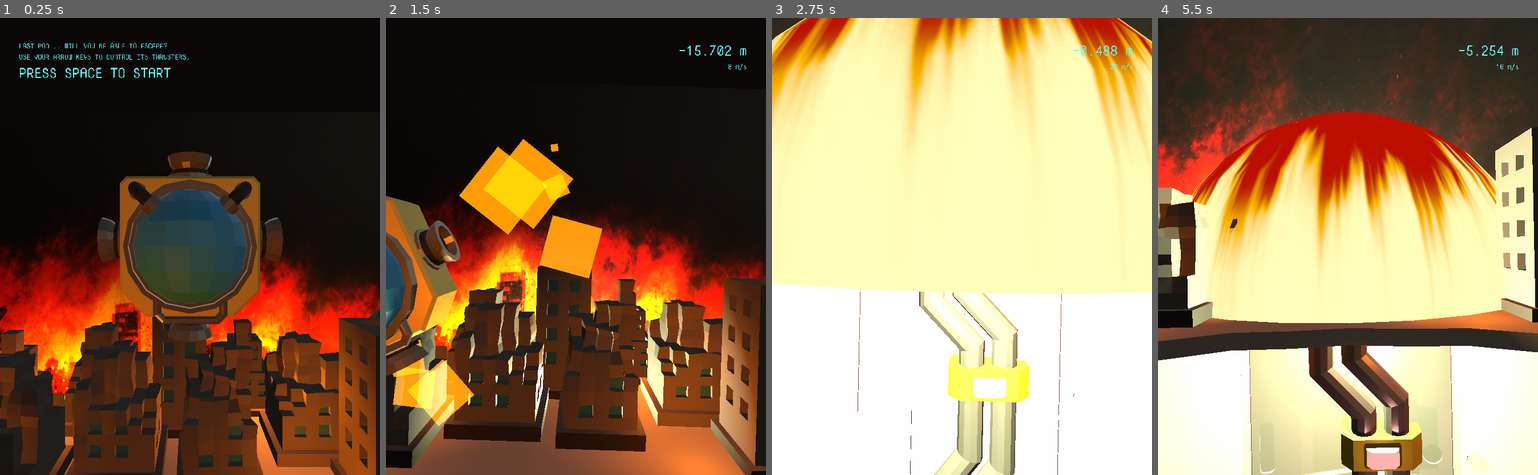
Above: before the commit, frames 1-4 (left to right).
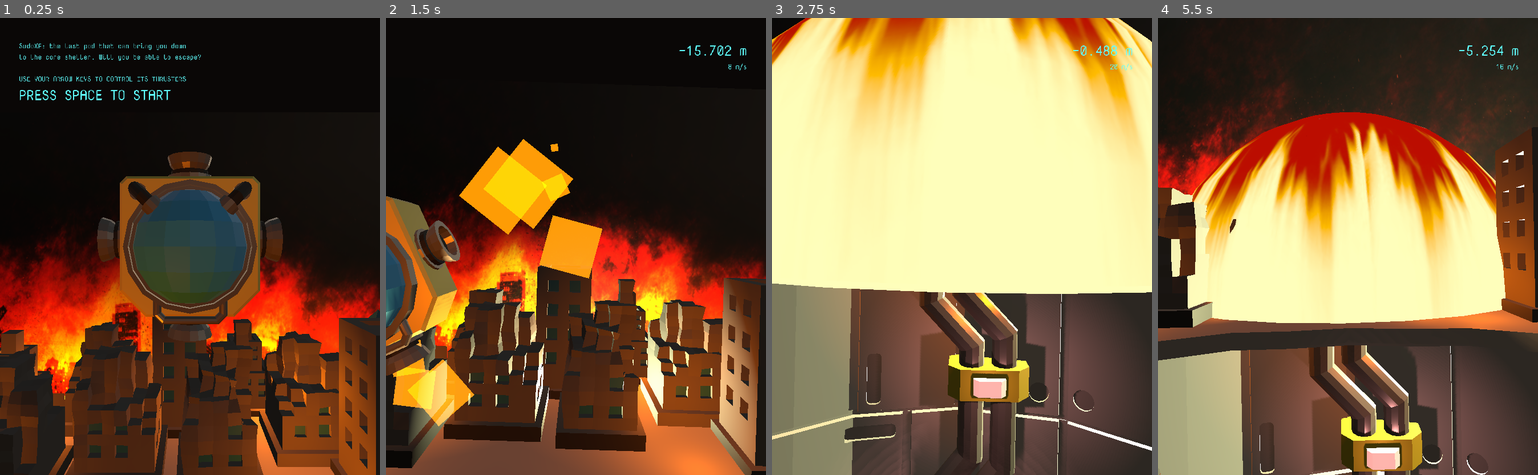
Above: after the commit, the same moments.

Repository: marksteve/SudoXE
Game: Godot game, scene res://Main.tscn
The game is run twice, just before and just after one commit, with the same random seed, the same clock (stepped at 60 frames per second) and the same inputs.
Inputs:
- Up to frame 1 (0.25 s): no input
- Up to frame 2 (1.5 s): tap Space at 0.5 s; hold Right (ui_right) 0.53-1.28 s; tap Enter (ui_accept) at 0.77 s; hold Down (ui_down) from 1.28 s (still down)
- Up to frame 3 (2.75 s): tap Enter (ui_accept) at 1.52 s; release Down (ui_down) at 2.03 s; hold Right (ui_right) from 2.03 s (still down)
- Up to frame 4 (5.5 s): release Right (ui_right) at 2.78 s; hold Up (ui_up) 2.78-3.53 s; tap Enter (ui_accept) at 3.02, 3.77, 4.52 s; tap Space at 3.5 s; hold Left (ui_left) 3.53-5.03 s; hold Down (ui_down) from 5.03 s (still down)

The runs differ from the first frame. In frame 1, 1.2% of the frame differs, in the area x 5-53%, y 5-18%; in frame 2, 3.6%; in frame 3, 55%, in the area x 0-100%, y 0-100%; in frame 4, 49%.

Commit message:
Polish and icons

Diff:
--- a/Main.tscn
+++ b/Main.tscn
@@ -72,26 +72,28 @@
 margin_bottom = 972.0
 
 [node name="VBoxContainer" type="VBoxContainer" parent="UI/TitleScreen"]
-margin_right = 405.0
-margin_bottom = 98.0
+margin_right = 432.0
+margin_bottom = 150.0
 size_flags_horizontal = 0
 size_flags_vertical = 0
 
 [node name="Instructions" type="Label" parent="UI/TitleScreen/VBoxContainer"]
-margin_right = 405.0
-margin_bottom = 49.0
+margin_right = 432.0
+margin_bottom = 101.0
 custom_fonts/font = SubResource( 1 )
-text = "LAST POD... WILL YOU BE ABLE TO ESCAPE?
-USE YOUR ARROW KEYS TO CONTROL ITS THRUSTERS."
+text = "SudoXE: the last pod that can bring you down
+to the core shelter. Will you be able to escape?
+
+USE YOUR ARROW KEYS TO CONTROL ITS THRUSTERS"
 valign = 1
 __meta__ = {
 "_edit_use_anchors_": false
 }
 
 [node name="Instructions2" type="Label" parent="UI/TitleScreen/VBoxContainer"]
-margin_top = 53.0
-margin_right = 405.0
-margin_bottom = 98.0
+margin_top = 105.0
+margin_right = 432.0
+margin_bottom = 150.0
 custom_fonts/font = SubResource( 2 )
 text = "PRESS SPACE TO START"
 valign = 1
@@ -164,13 +166,13 @@
 
 [connection signal="depth_changed" from="Ship" to="Boulders" method="_on_Ship_depth_changed"]
 [connection signal="depth_changed" from="Ship" to="Tunnel" method="_on_Ship_depth_changed"]
-[connection signal="depth_changed" from="Ship" to="Camera" method="_on_Ship_depth_changed"]
 [connection signal="depth_changed" from="Ship" to="City" method="_on_Ship_depth_changed"]
 [connection signal="depth_changed" from="Ship" to="UI" method="_on_Ship_depth_changed"]
+[connection signal="depth_changed" from="Ship" to="Camera" method="_on_Ship_depth_changed"]
+[connection signal="destroyed" from="Ship" to="UI" method="_on_Ship_destroyed"]
 [connection signal="destroyed" from="Ship" to="Camera" method="_on_Ship_destroyed"]
-[connection signal="destroyed" from="Ship" to="UI" method="_on_Ship_destroyed"]
 [connection signal="screen_changed" from="UI" to="BGM" method="_on_UI_screen_changed"]
 [connection signal="screen_changed" from="UI" to="Tunnel" method="_on_UI_screen_changed"]
+[connection signal="screen_changed" from="UI" to="City" method="_on_UI_screen_changed"]
+[connection signal="screen_changed" from="UI" to="Ship" method="_on_UI_screen_changed"]
 [connection signal="screen_changed" from="UI" to="Camera" method="_on_UI_screen_changed"]
-[connection signal="screen_changed" from="UI" to="Ship" method="_on_UI_screen_changed"]
-[connection signal="screen_changed" from="UI" to="City" method="_on_UI_screen_changed"]
--- a/models/City.gd
+++ b/models/City.gd
@@ -7,6 +7,7 @@
 func _on_Ship_depth_changed(depth, velocity):
 	var scale = min((20 + depth) / 20, 2.0)
 	explosion.scale = Vector3(scale, scale, scale)
+	explosion.rotation.y = PI * scale / 2
 	explosion_light.omni_range = scale * 100
 
 
Not shown, changed: export_presets.cfg
Binary file changed: icon.png
Binary file added: icon512.png
Not shown, added: icon512.png.import
Binary file added: sudoxe.ico
